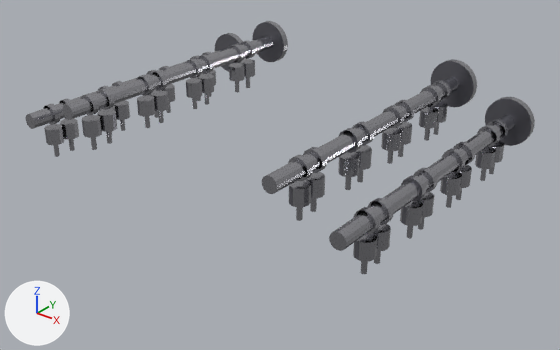
An edit to the glTF model exports/parts/engine/engine_v8_valvetrain.glb, drawn before and after from the same camera.
Camera for both pictures: a 50 mm lens placed at (0.714, -0.864, 1.061), pointed at (0.018, 0.005, 0.522). The axes (+X, +Y, +Z) are drawn at lower left. The lights are the same throughout. The picture after the commit comes second. Vertices at exactly the same position are counted once.

Objects in the first picture: 'Engine_V8_Valvetrain'.
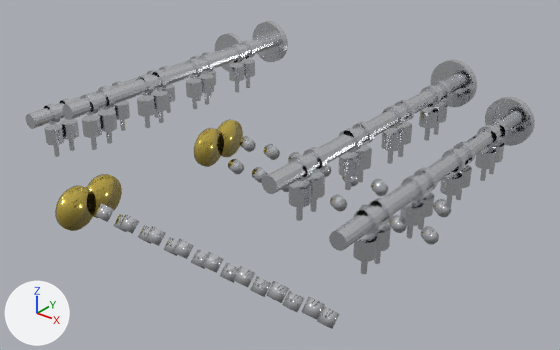
Location of each change, [x1, y1, x2, y2] in pixels of the pictures (560 x 350 px):
'GEO_V8Valvetrain_Springs', added
    after: [95, 136, 451, 329]
'GEO_V8Valvetrain_CamGears', added (yellow)
    after: [55, 119, 243, 231]
part 1 of me_engine_v8_valvetrain, recoloured (grey to white)
    both: [26, 21, 535, 274]
part 2 of me_engine_v8_valvetrain, recoloured
    both: [44, 21, 531, 260]

The change, as a diff of the scene's bpy script:
```diff
--- a/exports/parts/engine/engine_v8_valvetrain.glb.py
+++ b/exports/parts/engine/engine_v8_valvetrain.glb.py
@@ mat_forged_nitrided_steel @@
+mat_forged_nitrided_steel = principled_material('Forged_Nitrided_Steel')
+mat_forged_nitrided_steel.base_color = (0.8, 0.82, 0.85)  # white #e7eaed
+mat_forged_nitrided_steel.metallic = 0.98
+mat_forged_nitrided_steel.roughness = 0.12
+mat_forged_nitrided_steel.coat_weight = 0.4
+mat_forged_nitrided_steel.coat_roughness = 0.05
@@ mat_billet_gold_anodized @@
+mat_billet_gold_anodized = principled_material('Billet_Gold_Anodized')
+mat_billet_gold_anodized.base_color = (0.95, 0.72, 0.12)  # yellow #f9dd61
+mat_billet_gold_anodized.metallic = 0.95
+mat_billet_gold_anodized.roughness = 0.16
+mat_billet_gold_anodized.coat_weight = 0.9
+mat_billet_gold_anodized.coat_roughness = 0.05
@@ me_engine_v8_valvetrain @@
 me_engine_v8_valvetrain.from_pydata(...)  # 3112 vertices, 5696 faces; spans x -0.328..0.328, y -0.23..0.241, z 0.538..0.688
 # used by ob_engine_v8_valvetrain; location = (0.0, 0.0, 0.0)
+# me_engine_v8_valvetrain part 1: all 4482 faces that had it switch from mat_engine_camshaft_steel (grey #adadb3) to mat_forged_nitrided_steel (white #e7eaed)
+# me_engine_v8_valvetrain part 2: all 1214 faces that had it switch from mat_engine_valvespring_steel (grey #818189) to mat_forged_nitrided_steel (white #e7eaed)
@@ me_mesh_geo_v8valvetrain_springs @@
+me_mesh_geo_v8valvetrain_springs.from_pydata(...)  # 1024 vertices, 1920 faces; spans x -0.212..0.232, y -0.194..0.194, z 0.406..0.474
+me_mesh_geo_v8valvetrain_springs.materials.append(mat_forged_nitrided_steel)  # white #e7eaed
@@ me_mesh_geo_v8valvetrain_camgears @@
+me_mesh_geo_v8valvetrain_camgears.from_pydata(...)  # a 24-sided cylinder along x spanning x -0.265..-0.255, y -0.226..-0.15, z 0.412..0.488; a 24-sided cylinder along x spanning x -0.265..-0.255, y -0.17..-0.094, z 0.412..0.488; a 24-sided cylinder along x spanning x -0.265..-0.255, y 0.094..0.17, z 0.412..0.488; a 24-sided cylinder along x spanning x -0.265..-0.255, y 0.15..0.226, z 0.412..0.488
+me_mesh_geo_v8valvetrain_camgears.materials.append(mat_billet_gold_anodized)  # yellow #f9dd61
@@ ob_geo_v8valvetrain_springs @@
+ob_geo_v8valvetrain_springs = bpy.data.objects.new('GEO_V8Valvetrain_Springs', me_mesh_geo_v8valvetrain_springs)
+ob_geo_v8valvetrain_springs.location = (0.0, 0.0, 0.0)
@@ ob_geo_v8valvetrain_camgears @@
+ob_geo_v8valvetrain_camgears = bpy.data.objects.new('GEO_V8Valvetrain_CamGears', me_mesh_geo_v8valvetrain_camgears)
+ob_geo_v8valvetrain_camgears.location = (0.0, 0.0, 0.0)
```
